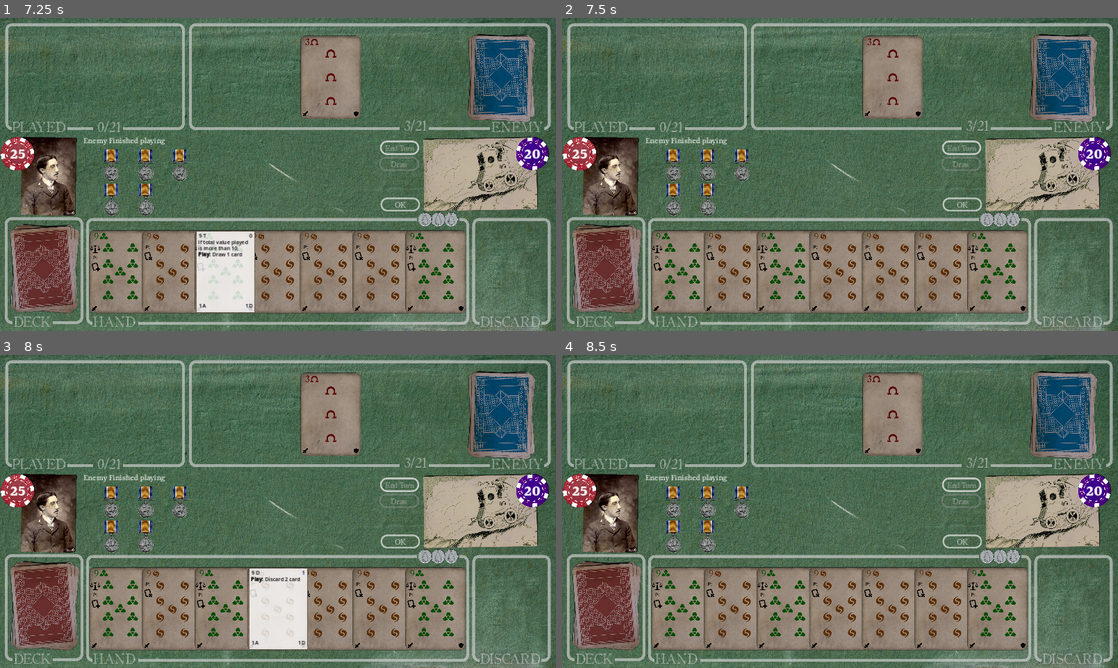
Above: before the commit, frames 1-4 (two rows, left to right).
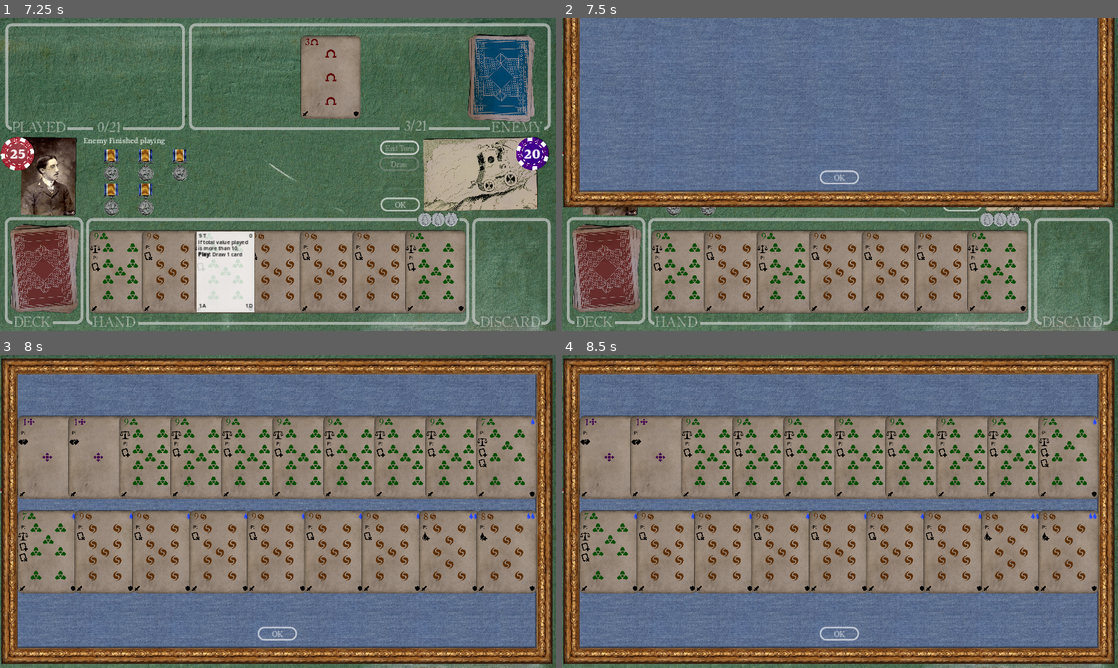
Above: after the commit, the same moments.

Repository: TicklesTheBrain/CardBuilder
Game: Godot game, scene res://scenes/game.tscn
The game is run twice, just before and just after one commit, with the same random seed, the same clock (stepped at 60 frames per second) and the same inputs. The engine's default icon, where the game draws it, is replaced by a stand-in: a white triangle on a blue panel in a dark square.
Inputs (mouse positions are in pixels of both pictures, inside the frame that each line leads up to):
- Up to frame 1 (7.25 s): click "End Turn" at 0.5 s; click "OK" at 1.25 s; click "OK" at 2 s; click "OK" at 2.75 s; tap Enter (endTravel) at 3.5 s; drag from (205, 271) to (350, 271) at 3.52 s; click "Draw" at 4.25 s; click "End Turn" at 5 s; drag from (172, 271) to (250, 237) at 5.77 s; move the mouse to (222, 271) at 6.52 s; hold Enter (endTravel) from 6.53 s (still down); click (222, 271) at 6.67 s
- Up to frame 2 (7.5 s): release Enter (endTravel) at 7.25 s; tap Space at 7.25 s; drag from (606, 268) to (840, 271) at 7.27 s
- Up to frame 3 (8 s): no input
- Up to frame 4 (8.5 s): drag from (606, 605) to (867, 511) at 8.02 s

Frame 1 is identical in both runs. In frame 2, 60% of the frame differs, in the area x 0-100%, y 0-61%; in frame 3, 91%, in the area x 0-100%, y 1-99%; in frame 4, 91%.

Commit message:
added deck peaking

Diff:
--- a/InputLord.gd
+++ b/InputLord.gd
@@ -11,12 +11,14 @@
 signal itemClicked(item: ItemDisplay)
 signal itemMouseOver(item: ItemDisplay)
 signal itemMouseOverExit(item: ItemDisplay)
-
-
-var mouseMonitoringGroups = ["cdc", "id", "bt"]
+signal peakerClicked(peaker: Peaker)
+
+var mouseMonitoringGroups = ["cdc", "id", "bt", "pk"]
 var mouseMonitorDictionary = {}
 var selectionConfirmation: bool = false
 
+var peakingEnabled: bool = true
+var peakersEnabled = []
 var selecting = false
 var amount = -1
 var subjectContainer: CardContainer
@@ -41,7 +43,14 @@
 	itemClicked.connect(_onItemClicked)
 	itemMouseOver.connect(_onItemMouseOver)
 	itemMouseOverExit.connect(_onItemMouseOverExit)
-
+	peakerClicked.connect(_onPeakerClicked)
+
+func enablePeaker(newPeaker: Peaker):
+	if not peakersEnabled.has(newPeaker):
+		peakersEnabled.push_back(newPeaker)
+
+func disablePeaker(peakerToDisable: Peaker):
+	peakersEnabled.erase(peakerToDisable)
 
 func disableOtherMouseMonitoring(exceptionNode):
 	for groupname in mouseMonitoringGroups:
@@ -58,6 +67,10 @@
 		node.mouse_filter = mouseMonitorDictionary[node]
 
 	mouseMonitorDictionary = {}
+
+func _onPeakerClicked(peaker: Peaker):
+	if peakingEnabled and peakersEnabled.has(peaker):
+		peaker.showPeak()
 
 func _onMapPawnClicked(mapPawn: MapPawn):
 	mapPawn.startDrag()
--- a/game.gd
+++ b/game.gd
@@ -15,6 +15,7 @@
 @export var drawCardButton: Button
 @export var endHandButton: Button
 @export var okButton: Button
+@export var deckPeaker: Peaker
 
 @export_group("Logic references")
 @export var player: Actor
@@ -34,6 +35,7 @@
 
 	Events.requestContext.connect(provideContext)
 	Events.startMatch.emit()
+	InputLord.enablePeaker(deckPeaker)
 	roundLoop()
 
 func _ready():
--- a/interfaceStuff/cardPocketDisplay.gd
+++ b/interfaceStuff/cardPocketDisplay.gd
@@ -3,7 +3,7 @@
 
 @export var animation: AnimationPlayer
 @export var positionController: CardPositionController
-@export var backGroundPanel: NinePatchRect
+@export var containerForBackground: MarginContainer
 @export var infoLabel: Label
 @export var okButton: ConfirmationButton
 @export var sizesMinCenterDistance: Array[float] = []
@@ -43,8 +43,8 @@
 	var shapeSize = positionController.relevantShape.shape.size
 	var topLeftCorner = shapeCenter - shapeSize/2
 
-	backGroundPanel.position = topLeftCorner
-	backGroundPanel.size = shapeSize
+	containerForBackground.position = topLeftCorner
+	containerForBackground.size = shapeSize
 	resizeTriggered.emit()
 
 func setupPositionController(container: CardContainer):
--- a/interfaceStuff/cardPositionController.gd
+++ b/interfaceStuff/cardPositionController.gd
@@ -3,7 +3,7 @@
 
 @export var cardMoveTime: float = 0.5
 @export var logicalContainer: CardContainer
-@export var canvasLayer: CanvasLayer
+@export var reparentNode: Node2D
 @export var canCreateNewDisplays: bool  = true
 @export var resetRotation: bool = true
 @export var resetRotationTo: float = 0
@@ -30,9 +30,9 @@
 
 	var cardDisplay = CardDisplayLord.getCardDisplay(cardData)
 	addCardDisplay(cardDisplay)
-	if canvasLayer:
+	if reparentNode != null:
 		cardDisplay.get_parent().remove_child(cardDisplay)
-		canvasLayer.add_child(cardDisplay)
+		reparentNode.add_child(cardDisplay)
 
 func removeCardData(cardData: CardData):
 
@@ -41,7 +41,7 @@
 
 	var cardDisplay = CardDisplayLord.getCardDisplay(cardData)
 	removeCardDisplay(cardDisplay) #TODO: this is kinda ugly
-	if canvasLayer:
+	if reparentNode:
 		CardDisplayLord.orphanedCardDisplay.emit(cardDisplay)
 
 func addCardDisplay(newCard: CardDisplay):
--- a/interfaceStuff/dynamicPositionController.gd
+++ b/interfaceStuff/dynamicPositionController.gd
@@ -46,7 +46,7 @@
 				c+=1
 			cardsInRows.push_back(newRow)
 
-	var centerPos = relevantShape.position
+	var centerPos = relevantShape.global_position
 	var totalHeight = (cardsInRows.size()-1)*(cardHeight+rowGap)+cardHeight
 	var firstRowCenter = centerPos-Vector2(0,totalHeight/2-cardHeight/2)
 	var r = 0
--- /dev/null
+++ b/scenes/Peaker.gd
@@ -0,0 +1,34 @@
+extends Control
+class_name Peaker
+
+@export var logicalContainerToPeak: CardContainer
+@export var sort: bool = true
+
+var pocketContainer: CardContainer
+
+func _gui_input(event):
+	# print('input event triggered', event)
+	if event is InputEventMouseButton and event.is_pressed():
+		InputLord.peakerClicked.emit(self)
+
+
+func showPeak():
+	PocketLord.requestNewCardPocket.emit("", receivePocket, logicalContainerToPeak.getAll().size())
+	var allCards = logicalContainerToPeak.getAll().map(func(c): return c.duplicate(true))
+	if sort:
+		allCards.sort_custom(cardSort)
+	for card in allCards:
+		pocketContainer.addCard(card)
+	Events.confirmButtonEnable.emit()
+	await Events.confirmButtonPressed
+	PocketLord.requestCloseCardPocket.emit(pocketContainer)
+
+
+func cardSort(a: CardData,b: CardData):
+	if a.type.type != b.type.type:
+		return a.type.type > b.type.type
+	return a.value.getBaseValue() > b.value.getBaseValue()
+
+
+func receivePocket(newPocket: CardContainer):
+	pocketContainer = newPocket
--- a/scenes/cardPocket.tscn
+++ b/scenes/cardPocket.tscn
@@ -8,18 +8,6 @@
 [ext_resource type="FontFile" uid="uid://bokge8vr1onw8" path="res://fonts/Rasa-Regular.ttf" id="5_t48tl"]
 [ext_resource type="FontFile" uid="uid://d3orine1p7k7d" path="res://fonts/OLDSH___.TTF" id="6_3lffv"]
 [ext_resource type="Script" path="res://scenes/confirmation.gd" id="8_eup67"]
-
-[sub_resource type="RectangleShape2D" id="RectangleShape2D_xuy27"]
-size = Vector2(1248, 688)
-
-[sub_resource type="RectangleShape2D" id="RectangleShape2D_p8l4i"]
-size = Vector2(1224, 468)
-
-[sub_resource type="RectangleShape2D" id="RectangleShape2D_lydsy"]
-size = Vector2(983, 428)
-
-[sub_resource type="RectangleShape2D" id="RectangleShape2D_hvlis"]
-size = Vector2(575, 290)
 
 [sub_resource type="StyleBoxFlat" id="StyleBoxFlat_4t151"]
 bg_color = Color(0.6, 0.6, 0.6, 0)
@@ -120,14 +108,26 @@
 "show": SubResource("Animation_q5f7u")
 }
 
-[node name="PocketLayer" type="CanvasLayer" node_paths=PackedStringArray("animation", "positionController", "backGroundPanel", "infoLabel", "okButton", "pocketContainer")]
+[sub_resource type="RectangleShape2D" id="RectangleShape2D_xuy27"]
+size = Vector2(1198, 552)
+
+[sub_resource type="RectangleShape2D" id="RectangleShape2D_p8l4i"]
+size = Vector2(1198, 400)
+
+[sub_resource type="RectangleShape2D" id="RectangleShape2D_lydsy"]
+size = Vector2(983, 414)
+
+[sub_resource type="RectangleShape2D" id="RectangleShape2D_hvlis"]
+size = Vector2(575, 219)
+
+[node name="PocketLayer" type="CanvasLayer" node_paths=PackedStringArray("animation", "positionController", "containerForBackground", "infoLabel", "okButton", "pocketContainer")]
 layer = 2
 script = ExtResource("1_w0gel")
 animation = NodePath("Pocket/PocketAnimation")
-positionController = NodePath("PocketDynamicPosition")
-backGroundPanel = NodePath("Pocket/NinePatchRect")
-infoLabel = NodePath("Pocket/NinePatchRect/Label")
-okButton = NodePath("Pocket/NinePatchRect/OkBUtton")
+positionController = NodePath("Pocket/PocketDynamicPosition")
+containerForBackground = NodePath("Pocket/MarginContainer")
+infoLabel = NodePath("Pocket/MarginContainer/NinePatchRect/Label")
+okButton = NodePath("Pocket/MarginContainer/NinePatchRect/OkBUtton")
 sizesMinCenterDistance = Array[float]([35.0, 35.0, 30.0, 25.0])
 sizesMaxCardGaps = Array[float]([40.0, 40.0, 35.0, 30.0])
 sizesMultipleRows = Array[bool]([false, false, true, true])
@@ -144,35 +144,20 @@
 overrideRevealedState = null
 addToTopWhenFeeding = false
 
-[node name="PocketDynamicPosition" type="Node2D" parent="." node_paths=PackedStringArray("cardAreas", "logicalContainer", "canvasLayer")]
-script = ExtResource("3_owxxn")
-cardAreas = [NodePath("ShapeSmall"), NodePath("ShapeMid"), NodePath("ShapeBig"), NodePath("ShapeFull")]
-logicalContainer = NodePath("../PocketContainer")
-canvasLayer = NodePath("..")
-
-[node name="ShapeFull" type="CollisionShape2D" parent="PocketDynamicPosition"]
-position = Vector2(643, 360)
-shape = SubResource("RectangleShape2D_xuy27")
-
-[node name="ShapeBig" type="CollisionShape2D" parent="PocketDynamicPosition"]
-position = Vector2(639, 263)
-shape = SubResource("RectangleShape2D_p8l4i")
-
-[node name="ShapeMid" type="CollisionShape2D" parent="PocketDynamicPosition"]
-position = Vector2(646.5, 218)
-shape = SubResource("RectangleShape2D_lydsy")
-
-[node name="ShapeSmall" type="CollisionShape2D" parent="PocketDynamicPosition"]
-position = Vector2(626.5, 171)
-shape = SubResource("RectangleShape2D_hvlis")
-
 [node name="Pocket" type="Node2D" parent="."]
 position = Vector2(0, -720)
 metadata/_edit_group_ = true
 
-[node name="NinePatchRect" type="NinePatchRect" parent="Pocket"]
-offset_right = 589.0
-offset_bottom = 492.0
+[node name="MarginContainer" type="MarginContainer" parent="Pocket"]
+offset_right = 942.0
+offset_bottom = 616.0
+theme_override_constants/margin_left = -35
+theme_override_constants/margin_top = -60
+theme_override_constants/margin_right = -35
+theme_override_constants/margin_bottom = -90
+
+[node name="NinePatchRect" type="NinePatchRect" parent="Pocket/MarginContainer"]
+layout_mode = 2
 texture = ExtResource("4_pl6kc")
 region_rect = Rect2(0.301132, 0.255318, 429.099, 429.363)
 patch_margin_left = 120
@@ -182,7 +167,7 @@
 axis_stretch_horizontal = 1
 axis_stretch_vertical = 1
 
-[node name="Label" type="Label" parent="Pocket/NinePatchRect"]
+[node name="Label" type="Label" parent="Pocket/MarginContainer/NinePatchRect"]
 layout_mode = 1
 anchors_preset = 5
 anchor_left = 0.5
@@ -197,7 +182,7 @@
 text = "This is the message that is seen on the pocket"
 horizontal_alignment = 1
 
-[node name="Shadow" type="NinePatchRect" parent="Pocket/NinePatchRect" node_paths=PackedStringArray("controlToMatch", "triggerResizeEmitter")]
+[node name="Shadow" type="NinePatchRect" parent="Pocket/MarginContainer/NinePatchRect" node_paths=PackedStringArray("controlToMatch", "triggerResizeEmitter")]
 self_modulate = Color(0, 0, 0, 0.521569)
 show_behind_parent = true
 layout_mode = 0
@@ -215,9 +200,9 @@
 axis_stretch_vertical = 1
 script = ExtResource("5_8p5yw")
 controlToMatch = NodePath("..")
-triggerResizeEmitter = NodePath("../../..")
-
-[node name="OkBUtton" type="Button" parent="Pocket/NinePatchRect"]
+triggerResizeEmitter = NodePath("../../../..")
+
+[node name="OkBUtton" type="Button" parent="Pocket/MarginContainer/NinePatchRect"]
 layout_mode = 1
 anchors_preset = 7
 anchor_left = 0.5
@@ -234,7 +219,32 @@
 text = "OK"
 script = ExtResource("8_eup67")
 
+[node name="CardParent" type="Node2D" parent="Pocket"]
+position = Vector2(0, 720)
+
 [node name="PocketAnimation" type="AnimationPlayer" parent="Pocket"]
 libraries = {
 "": SubResource("AnimationLibrary_emsn4")
 }
+
+[node name="PocketDynamicPosition" type="Node2D" parent="Pocket" node_paths=PackedStringArray("cardAreas", "logicalContainer", "reparentNode")]
+script = ExtResource("3_owxxn")
+cardAreas = [NodePath("ShapeSmall"), NodePath("ShapeMid"), NodePath("ShapeBig"), NodePath("ShapeFull")]
+logicalContainer = NodePath("../../PocketContainer")
+reparentNode = NodePath("../CardParent")
+
+[node name="ShapeFull" type="CollisionShape2D" parent="Pocket/PocketDynamicPosition"]
+position = Vector2(638, 344)
+shape = SubResource("RectangleShape2D_xuy27")
+
+[node name="ShapeBig" type="CollisionShape2D" parent="Pocket/PocketDynamicPosition"]
+position = Vector2(636, 342)
+shape = SubResource("RectangleShape2D_p8l4i")
+
+[node name="ShapeMid" type="CollisionShape2D" parent="Pocket/PocketDynamicPosition"]
+position = Vector2(649, 347)
+shape = SubResource("RectangleShape2D_lydsy")
+
+[node name="ShapeSmall" type="CollisionShape2D" parent="Pocket/PocketDynamicPosition"]
+position = Vector2(637, 280)
+shape = SubResource("RectangleShape2D_hvlis")
--- a/scenes/confirmation.gd
+++ b/scenes/confirmation.gd
@@ -1,5 +1,6 @@
 extends Button
 class_name ConfirmationButton
+
 
 func _ready():
     pressed.connect(announceConfirmPressed)
--- a/scenes/game.tscn
+++ b/scenes/game.tscn
@@ -18,6 +18,7 @@
 [ext_resource type="Texture2D" uid="uid://7ugd4xfdbxxj" path="res://assets/portraits/character_portrait.png" id="11_smjka"]
 [ext_resource type="FontFile" uid="uid://fc8k1v45yhjb" path="res://fonts/Rasa-Bold.ttf" id="12_1nuxl"]
 [ext_resource type="Script" path="res://cardAbstractions/cardContainer.gd" id="12_q8pst"]
+[ext_resource type="Script" path="res://scenes/Peaker.gd" id="14_5t2uj"]
 [ext_resource type="Texture2D" uid="uid://cj75g71nh52om" path="res://assets/table_background.png" id="15_2rvab"]
 [ext_resource type="Script" path="res://interfaceStuff/PlayAreaController.gd" id="16_5eugt"]
 [ext_resource type="Texture2D" uid="uid://6spm3snq4u6k" path="res://icon.svg" id="16_dsl8p"]
@@ -153,7 +154,7 @@
 
 [sub_resource type="StyleBoxFlat" id="StyleBoxFlat_013tw"]
 
-[node name="game" type="Node2D" node_paths=PackedStringArray("playAreaPositionController", "enemyPlayAreaPositionController", "messageLabel", "drawCardButton", "endHandButton", "okButton", "player", "enemy")]
+[node name="game" type="Node2D" node_paths=PackedStringArray("playAreaPositionController", "enemyPlayAreaPositionController", "messageLabel", "drawCardButton", "endHandButton", "okButton", "deckPeaker", "player", "enemy")]
 script = ExtResource("1_hbkeb")
 selfStart = true
 selfStartStep = SubResource("Resource_smt6a")
@@ -164,6 +165,7 @@
 drawCardButton = NodePath("DrawButton")
 endHandButton = NodePath("EndButton")
 okButton = NodePath("OkBUtton")
+deckPeaker = NodePath("DeckPeaker")
 player = NodePath("Logic/Player")
 enemy = NodePath("Logic/Enemy")
 metadata/_edit_horizontal_guides_ = [271.0, 712.0]
@@ -339,6 +341,17 @@
 resourceName = "StartTurnCardDraw"
 baseline = 3
 capAtZero = true
+
+[node name="DeckPeaker" type="Control" parent="." node_paths=PackedStringArray("logicalContainerToPeak") groups=["pk"]]
+layout_mode = 3
+anchors_preset = 0
+offset_left = 36.0
+offset_top = 474.0
+offset_right = 164.0
+offset_bottom = 677.0
+mouse_filter = 1
+script = ExtResource("14_5t2uj")
+logicalContainerToPeak = NodePath("../Logic/Player/DeckManager")
 
 [node name="Background" type="Sprite2D" parent="."]
 z_index = -100
Not shown: 1 places in scenes/game.tscn that only renumber resources
